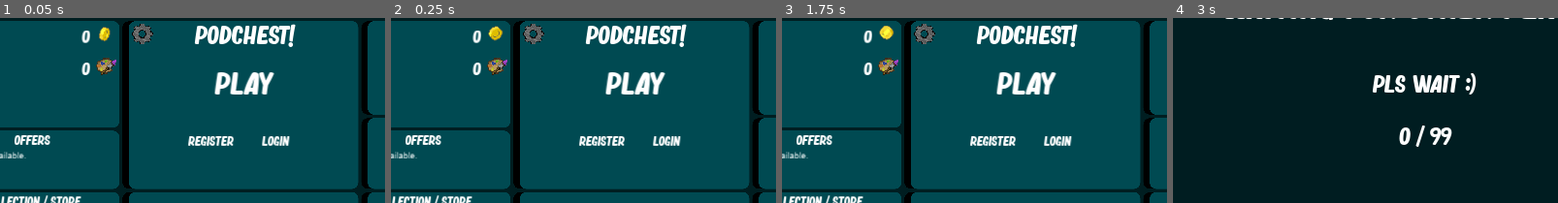
Above: before the commit, frames 1-4 (left to right).
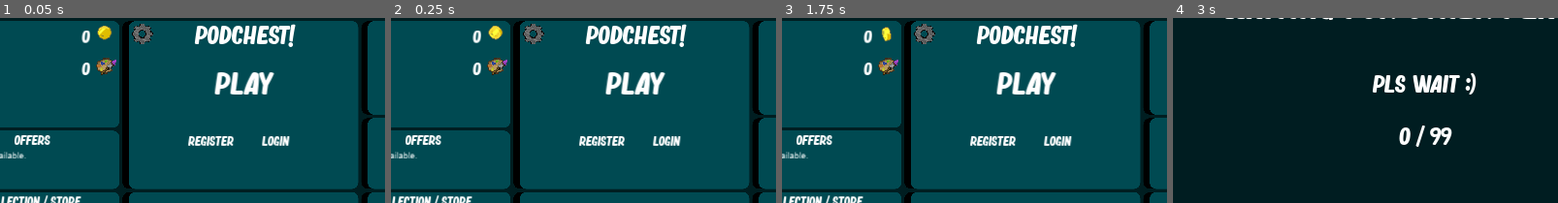
Above: after the commit, the same moments.

Repository: Ludermis/Podchest
Game: Godot game, scene res://Prefabs/Scenes/MainScene.tscn
Two runs of this game, one before a commit and one after it. Both use one fixed random seed, a clock stepped at 60 frames per second and the inputs below.
Inputs (mouse positions are % of the whole screen's width and height, from its top left):
- Up to frame 1 (0.05 s): no input
- Up to frame 2 (0.25 s): no input
- Up to frame 3 (1.75 s): click "Play" at 0.5 s; click "Main Menu" at 1.25 s
- Up to frame 4 (3 s): click "Play" at 2 s; tap Enter at 2.75 s; move the mouse to (72, 44) at 2.77 s; hold D (right) from 2.78 s (still down); click (72, 44) at 2.85 s
The pictures show only the part of the screen within x 18-68%, y 12-62%; the shares and areas given below are measured in that part.

The runs differ from the first frame. In frame 1, 0.2% of the frame differs, in the area x 25-30%, y 4-13%; in frame 2, 0.2%; in frame 3, 0.2%; in frame 4, nothing differs.

Commit message:
Lynext
IP Changed

Diff:
--- a/Prefabs/Scenes/MainScene.tscn
+++ b/Prefabs/Scenes/MainScene.tscn
@@ -481,7 +481,7 @@
 position = Vector2( 411.432, 42.1931 )
 scale = Vector2( 2, 2 )
 frames = SubResource( 13 )
-frame = 1
+frame = 3
 playing = true
 
 [node name="APSprite" type="AnimatedSprite" parent="AccountPanel"]
--- a/Scripts/Global/Vars.gd
+++ b/Scripts/Global/Vars.gd
@@ -1,6 +1,6 @@
 extends Node
 
-var serverIP = "213.142.156.10"
+var serverIP = "2.56.62.37"
 var serverPort = 27015
 var dirtCount = 0
 var dirts = {}
